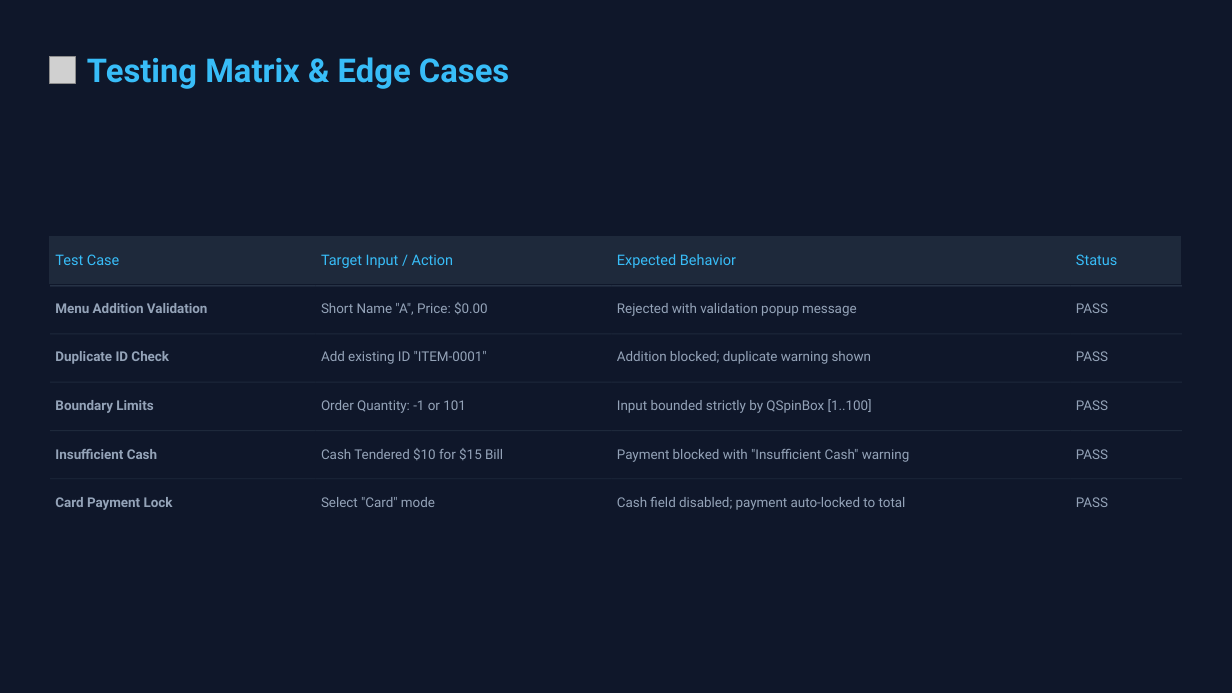
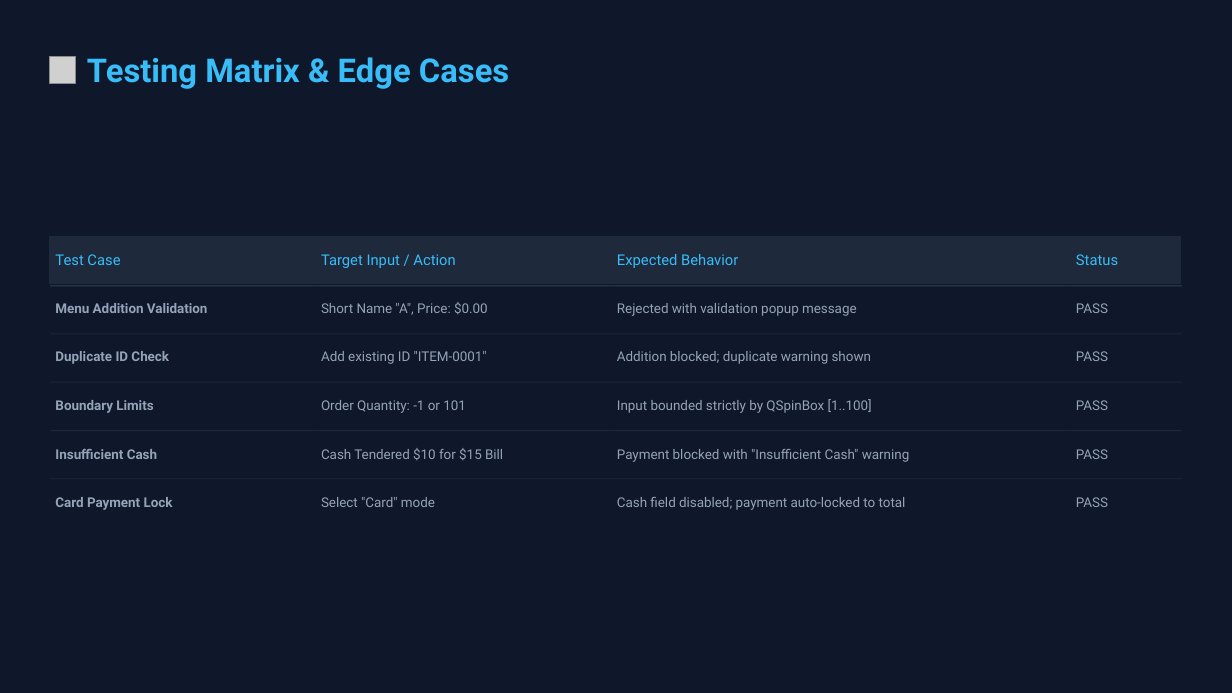
Before and after one commit to Alhan007bts/Restaurant-Billing-Project, a slide deck: slide 9 of docs/BiteKing POS Presentation.pptx. Drawn at 1232x693 pixels with LibreOffice and Linux fonts; fonts in the diff are those of the drawing; grey boxes stand for pictures; background and template pictures are left out. Boxes give left, top, right and bottom in pixels: in the first picture for what was removed or moved away, otherwise in the second. Text is boxed around its words. In the diff, an @@ line names an element or a change of style, - is before the commit and + after.

```diff
--- a/docs/BiteKing POS Presentation.pptx
+++ b/docs/BiteKing POS Presentation.pptx
@@ table at [49,236,1180,528] @@
@@ size 11.2 to 11.5 pt in "Test Case", "Target Input / Action", "Expected Behavior", "Status" @@
```
Also in this commit, not shown: 10 other slides changed, 3 other files.
